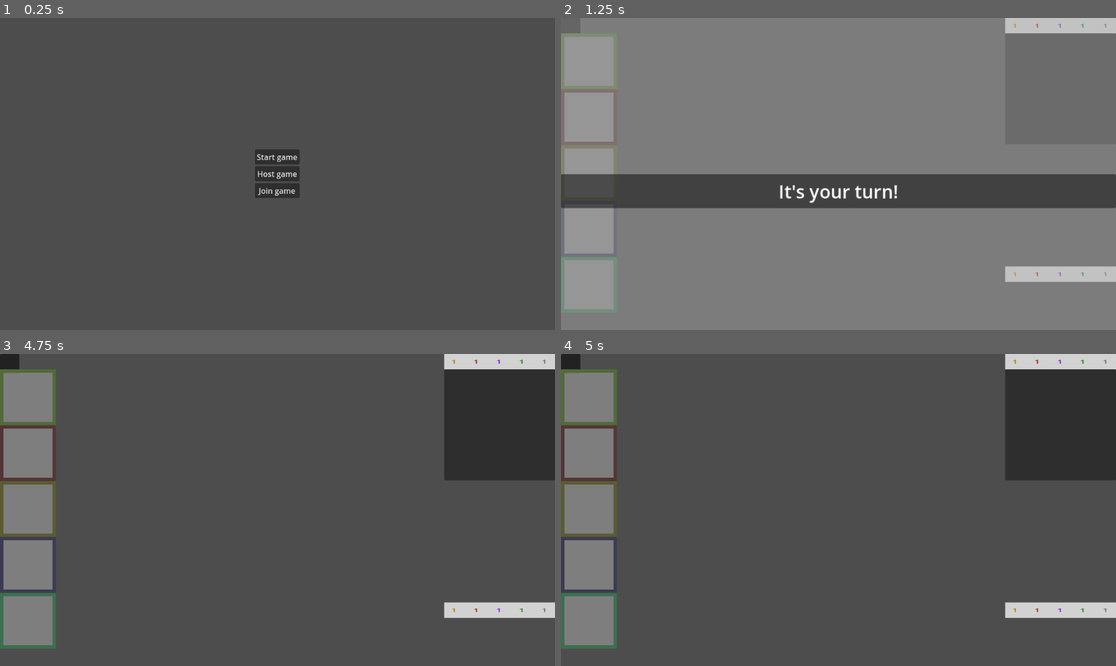
Above: before the commit, frames 1-4 (two rows, left to right).
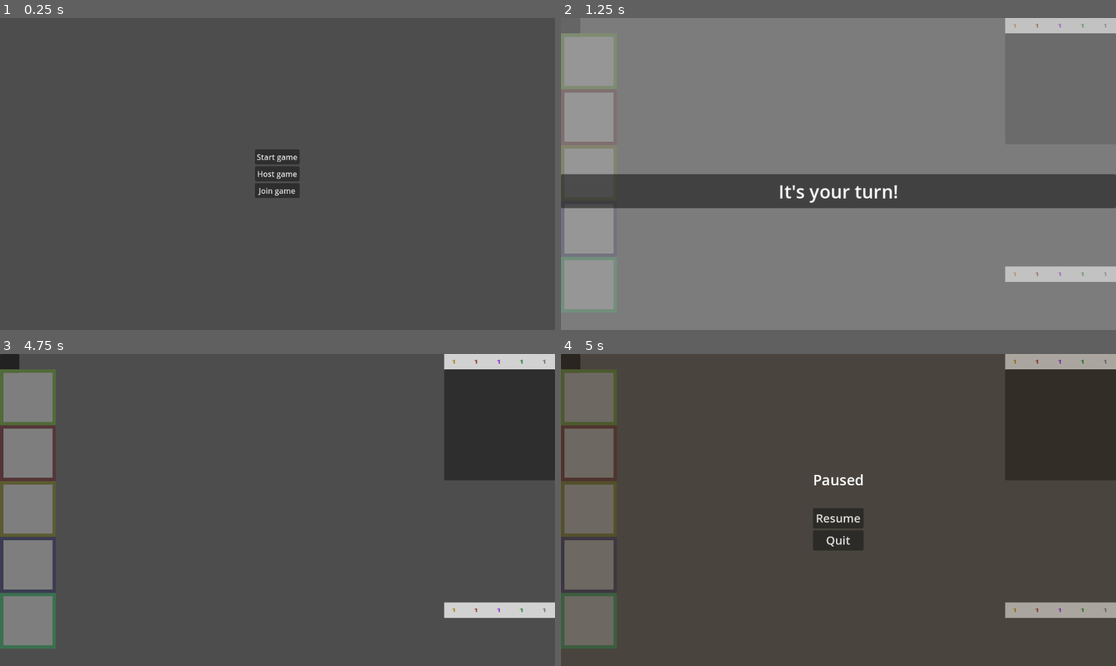
Above: after the commit, the same moments.

Repository: EVKoene/fiber
Game: Godot game, scene res://MainMenu.tscn
Two runs of this game, one before a commit and one after it. Both use one fixed random seed, a clock stepped at 60 frames per second and the inputs below.
Inputs (mouse positions are in pixels of both pictures, inside the frame that each line leads up to):
- Up to frame 1 (0.25 s): no input
- Up to frame 2 (1.25 s): click "Start game" at 0.5 s
- Up to frame 3 (4.75 s): tap Enter (ui_accept) at 1.25, 1.52, 2, 2.75, 3.5, 4.25, 4.52 s; move the mouse to (399, 494) at 1.27 s; click (399, 494) at 1.42 s; drag from (166, 525) to (249, 572) at 2.02 s; move the mouse to (333, 441) at 2.77 s; click (333, 441) at 2.92 s; drag from (249, 572) to (111, 463) at 3.52 s; move the mouse to (444, 556) at 4.27 s; click (444, 556) at 4.42 s
- Up to frame 4 (5 s): tap Escape (pause, bound only after the commit) at 4.9 s

Frames 1-3 are identical in both runs. In frame 4, 10% of the frame differs, in the area x 0-100%, y 0-94%.
Error in both runs: Out of bounds get index '0' (on base: 'Dictionary') (res://map/BattleMap.gd:47)

Commit message:
Add pause menu

Diff:
--- a/map/BattleMap.tscn
+++ b/map/BattleMap.tscn
@@ -1,6 +1,7 @@
-[gd_scene load_steps=7 format=3 uid="uid://dwqensucdc5ig"]
+[gd_scene load_steps=8 format=3 uid="uid://dwqensucdc5ig"]
 
 [ext_resource type="Script" path="res://map/BattleMap.gd" id="1_tqi70"]
+[ext_resource type="PackedScene" uid="uid://b1p3drjd83db6" path="res://player/PauseMenu.tscn" id="2_03bps"]
 [ext_resource type="PackedScene" uid="uid://c6a7g6p6nipw5" path="res://player/ZoomPreview.tscn" id="2_8tgqr"]
 [ext_resource type="Script" path="res://player/ResourceBar.gd" id="3_ox48p"]
 
@@ -15,6 +16,11 @@
 
 [node name="BattleMap" type="Node2D"]
 script = ExtResource("1_tqi70")
+
+[node name="GUI" type="CanvasLayer" parent="."]
+
+[node name="PauseMenu" parent="GUI" instance=ExtResource("2_03bps")]
+visible = false
 
 [node name="TextBox" type="Panel" parent="."]
 visible = false
--- /dev/null
+++ b/player/PauseMenu.gd
@@ -0,0 +1,23 @@
+extends Control
+
+
+var is_paused: bool = false: set = _set_is_paused
+
+
+func _input(event):
+	if event.is_action_pressed("pause"):
+		is_paused = !is_paused
+
+
+func _set_is_paused(value):
+	is_paused = value
+	get_tree().paused = is_paused
+	visible = is_paused
+
+
+func _on_resume_button_pressed():
+	is_paused = false
+
+
+func _on_quit_button_pressed():
+	get_tree().quit()
--- /dev/null
+++ b/player/PauseMenu.tscn
@@ -0,0 +1,58 @@
+[gd_scene load_steps=3 format=3 uid="uid://b1p3drjd83db6"]
+
+[ext_resource type="Script" path="res://player/PauseMenu.gd" id="1_xjw88"]
+
+[sub_resource type="LabelSettings" id="LabelSettings_iqpr4"]
+font_size = 30
+
+[node name="PauseMenu" type="Control"]
+process_mode = 3
+layout_mode = 3
+anchors_preset = 15
+anchor_right = 1.0
+anchor_bottom = 1.0
+grow_horizontal = 2
+grow_vertical = 2
+script = ExtResource("1_xjw88")
+
+[node name="ColorRect" type="ColorRect" parent="."]
+layout_mode = 1
+anchors_preset = 15
+anchor_right = 1.0
+anchor_bottom = 1.0
+grow_horizontal = 2
+grow_vertical = 2
+color = Color(0.247059, 0.180392, 0.0823529, 0.270588)
+
+[node name="CenterContainer" type="CenterContainer" parent="."]
+layout_mode = 1
+anchors_preset = 15
+anchor_right = 1.0
+anchor_bottom = 1.0
+grow_horizontal = 2
+grow_vertical = 2
+
+[node name="VBoxContainer" type="VBoxContainer" parent="CenterContainer"]
+layout_mode = 2
+
+[node name="PausedLabel" type="Label" parent="CenterContainer/VBoxContainer"]
+layout_mode = 2
+text = "Paused"
+label_settings = SubResource("LabelSettings_iqpr4")
+
+[node name="Control" type="Control" parent="CenterContainer/VBoxContainer"]
+custom_minimum_size = Vector2(0, 30)
+layout_mode = 2
+
+[node name="ResumeButton" type="Button" parent="CenterContainer/VBoxContainer"]
+layout_mode = 2
+theme_override_font_sizes/font_size = 24
+text = "Resume"
+
+[node name="QuitButton" type="Button" parent="CenterContainer/VBoxContainer"]
+layout_mode = 2
+theme_override_font_sizes/font_size = 24
+text = "Quit"
+
+[connection signal="pressed" from="CenterContainer/VBoxContainer/ResumeButton" to="." method="_on_resume_button_pressed"]
+[connection signal="pressed" from="CenterContainer/VBoxContainer/QuitButton" to="." method="_on_quit_button_pressed"]
--- a/project.godot
+++ b/project.godot
@@ -31,3 +31,11 @@
 [display]
 
 window/size/mode=3
+
+[input]
+
+pause={
+"deadzone": 0.5,
+"events": [Object(InputEventKey,"resource_local_to_scene":false,"resource_name":"","device":-1,"window_id":0,"alt_pressed":false,"shift_pressed":false,"ctrl_pressed":false,"meta_pressed":false,"pressed":false,"keycode":0,"physical_keycode":4194305,"key_label":0,"unicode":0,"echo":false,"script":null)
+]
+}
